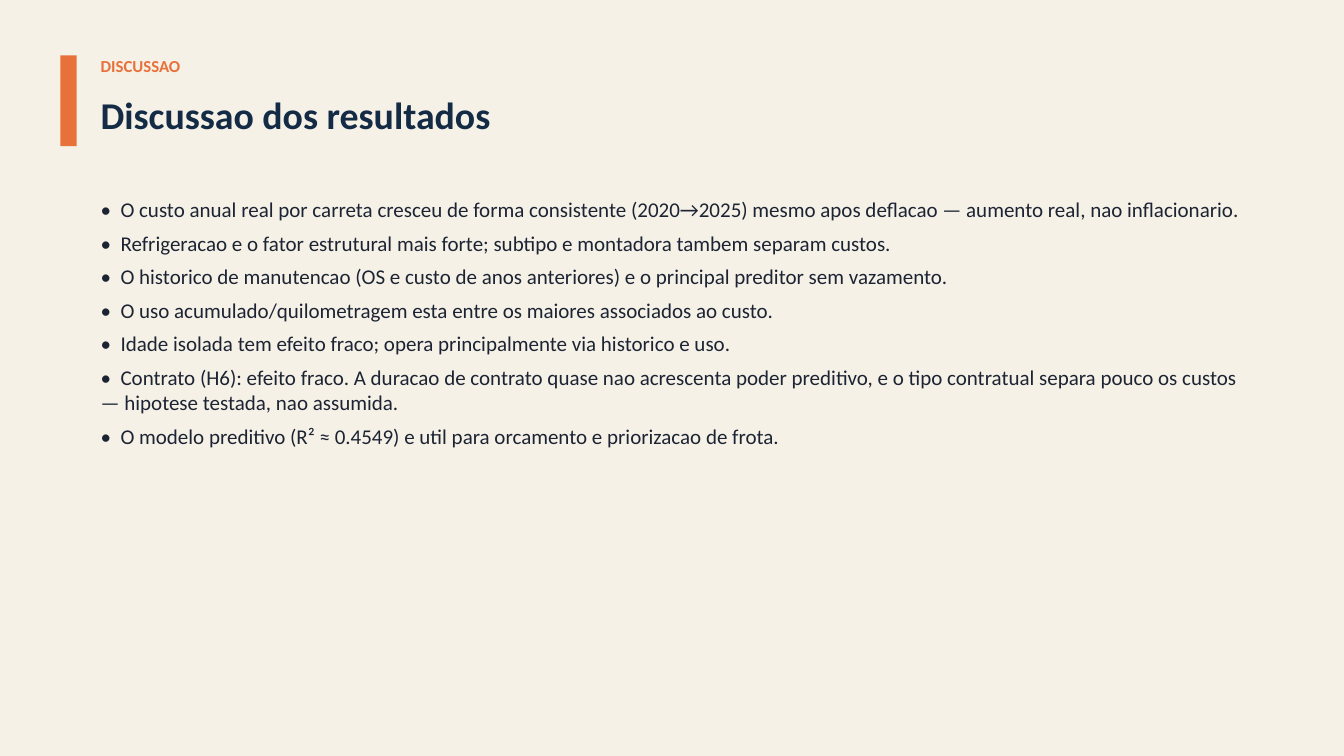
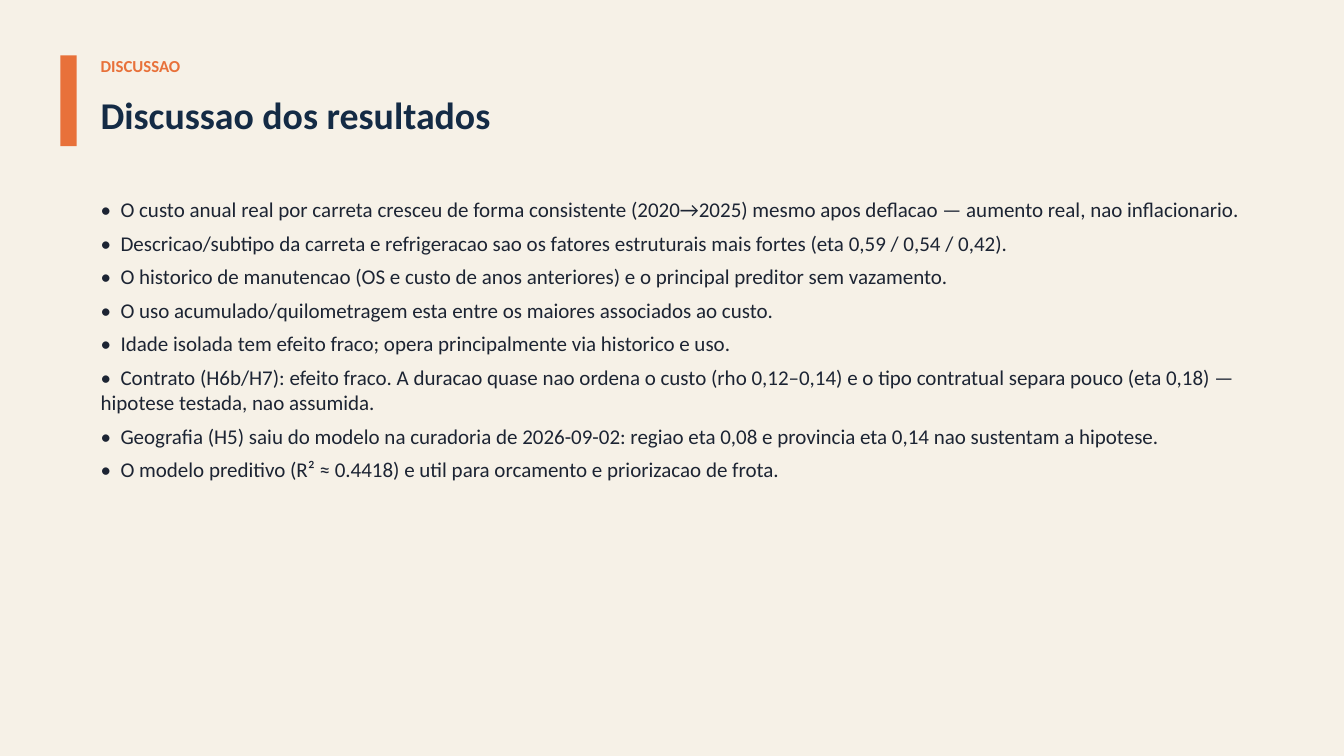
Before and after one commit to giovanicani/quatro_norte, a slide deck: slide 21 of docs/entregas/Apresentacao_QuatroNorte.pptx. Drawn at 1344x756 pixels with LibreOffice and Linux fonts; fonts in the diff are those of the drawing. Boxes give left, top, right and bottom in pixels: in the first picture for what was removed or moved away, otherwise in the second. Text is boxed around its words. In the diff, an @@ line names an element or a change of style, - is before the commit and + after.

```diff
--- a/docs/entregas/Apresentacao_QuatroNorte.pptx
+++ b/docs/entregas/Apresentacao_QuatroNorte.pptx
@@ text at (x1=121, y1=236, x2=1007, y2=255): text changed @@
-• Refrigeracao e o fator estrutural mais forte; subtipo e montadora tambem separam custos.
+• Descricao/subtipo da carreta e refrigeracao sao os fatores estruturais mais fortes (eta 0,59 / 0,54 / 0,42).
@@ text at (x1=101, y1=370, x2=1209, y2=481): text changed @@
-• Contrato (H6): efeito fraco. A duracao de contrato quase nao acrescenta poder preditivo, e o tipo contratual separa pouco os custos — hipotese testada, nao assumida.
-• O modelo preditivo (R² ≈ 0.4549) e util para orcamento e priorizacao de frota.
+• Contrato (H6b/H7): efeito fraco. A duracao quase nao ordena o custo (rho 0,12–0,14) e o tipo contratual separa pouco (eta 0,18) — hipotese testada, nao assumida.
+• Geografia (H5) saiu do modelo na curadoria de 2026-09-02: regiao eta 0,08 e provincia eta 0,14 nao sustentam a hipotese.
+• O modelo preditivo (R² ≈ 0.4418) e util para orcamento e priorizacao de frota.
```
Also in this commit, not shown: 7 other slides changed, 40 other files.
